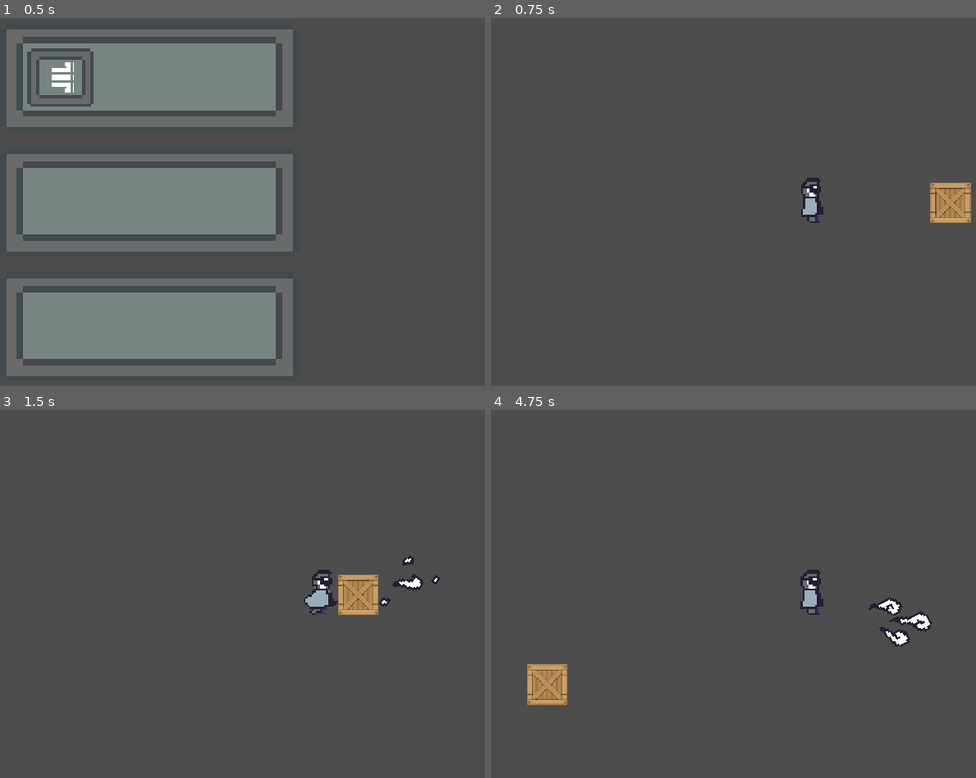
Above: before the commit, frames 1-4 (two rows, left to right).
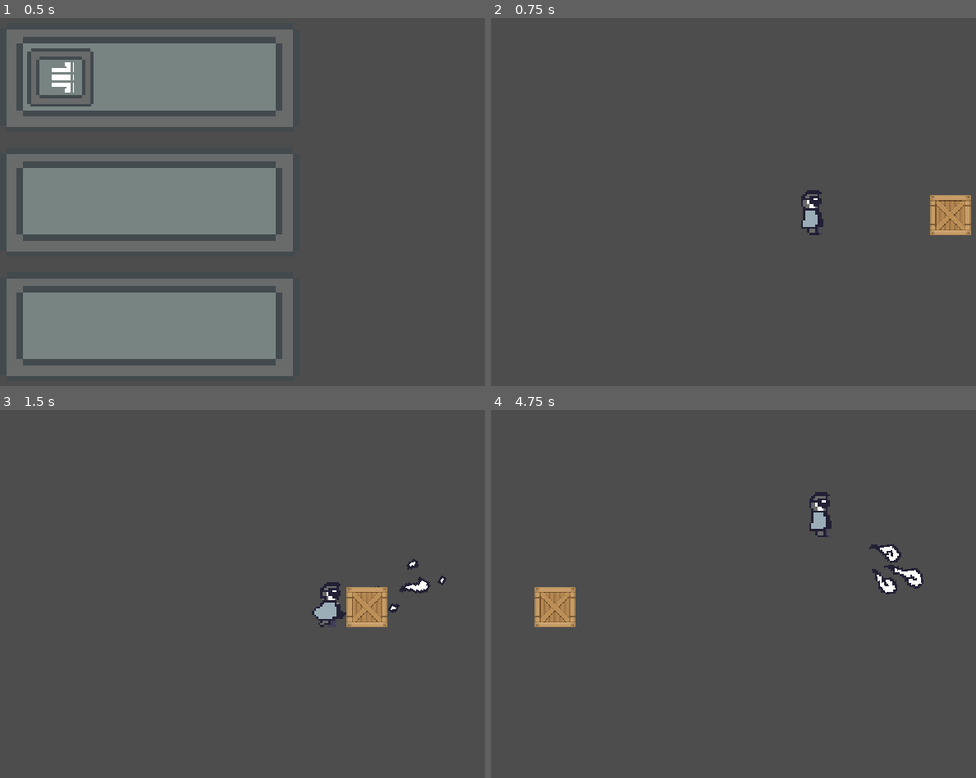
Above: after the commit, the same moments.

Repository: RobChiocchio/godot-wild-jam-58
Game: Godot game, scene res://scenes/main.tscn
Two runs of this game, one before a commit and one after it. Both use one fixed random seed, a clock stepped at 60 frames per second and the inputs below.
Inputs (mouse positions are in pixels of both pictures, inside the frame that each line leads up to):
- Up to frame 1 (0.5 s): no input
- Up to frame 2 (0.75 s): click (641, 76) at 0.5 s
- Up to frame 3 (1.5 s): tap Enter at 1.25 s; move the mouse to (470, 575) at 1.27 s; press the mouse at (470, 575) at 1.28 s; hold D (move_right) from 1.28 s (still down)
- Up to frame 4 (4.75 s): tap W (jump) at 1.52, 4.52 s; release D (move_right) at 2 s; release the mouse at (961, 575) at 2 s; drag from (689, 616) to (820, 594) at 2.02 s; move the mouse to (883, 505) at 2.77 s; press the mouse at (883, 505) at 2.78 s; hold A (move_left) 2.78-3.5 s; release the mouse at (883, 505) at 3.5 s; drag from (786, 674) to (621, 531) at 3.52 s; move the mouse to (outside the picture) at 4.27 s; press the mouse at (outside the picture) at 4.28 s; hold D (move_right) from 4.28 s (still down)

Frame 1 is identical in both runs. In frame 2, 1.3% of the frame differs, in the area x 63-99%, y 43-60%; in frame 3, 2.1%; in frame 4, 4.0%, in the area x 7-92%, y 22-81%.

Commit message:
Copy for Rob
For him to cheat off me :)

Diff:
--- /dev/null
+++ b/dust_cloud.gd
@@ -0,0 +1,15 @@
+extends RigidBody2D
+
+var was_airborn = true
+
+# Called when the node enters the scene tree for the first time.
+func _ready():
+	pass # Replace with function body.
+
+
+# Called every frame. 'delta' is the elapsed time since the previous frame.
+func _physics_process(delta):
+	if is_on_floor() and was_airborn == true:
+
+	else:
+		was_airborn = true
--- a/project.godot
+++ b/project.godot
@@ -27,6 +27,10 @@
 window/stretch/mode="canvas_items"
 window/stretch/aspect="expand"
 window/vsync/vsync_mode=2
+
+[editor_plugins]
+
+enabled=PackedStringArray()
 
 [input]
 
--- a/scenes/background.tscn
+++ b/scenes/background.tscn
@@ -36,7 +36,7 @@
 }],
 "loop": true,
 "name": &"default",
-"speed": 5.0
+"speed": 10.0
 }]
 
 [node name="Background" type="ParallaxBackground"]
@@ -56,7 +56,8 @@
 
 [node name="AnimatedSprite2D" type="AnimatedSprite2D" parent="Rain"]
 sprite_frames = SubResource("SpriteFrames_gsbio")
-frame_progress = 0.375614
+autoplay = "default"
+frame_progress = 0.898069
 speed_scale = 2.0
 
 [node name="Ground" type="ParallaxLayer" parent="."]
--- a/scenes/levels/level_1.tscn
+++ b/scenes/levels/level_1.tscn
@@ -1,5 +1,6 @@
-[gd_scene load_steps=6 format=3 uid="uid://7f2csa8mkldc"]
+[gd_scene load_steps=7 format=3 uid="uid://7f2csa8mkldc"]
 
+[ext_resource type="Script" path="res://scripts/camera.gd" id="1_pqg03"]
 [ext_resource type="PackedScene" uid="uid://xcfais7p0tc6" path="res://scenes/player.tscn" id="1_vsfvg"]
 [ext_resource type="Script" path="res://scripts/blowable.gd" id="2_rl6e1"]
 [ext_resource type="Texture2D" uid="uid://bnyyo6kj6ftfw" path="res://assets/objects/placeholder_crate.png" id="3_rgabl"]
@@ -10,11 +11,14 @@
 
 [node name="level" type="Node2D"]
 
+[node name="Camera2D" type="Camera2D" parent="."]
+position = Vector2(0, -16)
+zoom = Vector2(4, 4)
+position_smoothing_speed = 16.0
+script = ExtResource("1_pqg03")
+
 [node name="Player" parent="." instance=ExtResource("1_vsfvg")]
 position = Vector2(0, -16)
-
-[node name="Camera2D" type="Camera2D" parent="Player"]
-zoom = Vector2(4, 4)
 
 [node name="TileMap" type="TileMap" parent="."]
 format = 2
--- a/scenes/levels/level_2.tscn
+++ b/scenes/levels/level_2.tscn
@@ -22,32 +22,39 @@
 [node name="rocks" type="Node" parent="."]
 
 [node name="left_rock" parent="rocks" instance=ExtResource("1_ejdjx")]
-position = Vector2(5, -99)
+position = Vector2(-64, -143)
 
 [node name="right_rock" parent="rocks" instance=ExtResource("1_ejdjx")]
-position = Vector2(168, -142)
+position = Vector2(184, -138)
 
 [node name="Node" type="Node" parent="."]
 
 [node name="medium_platform" parent="Node" instance=ExtResource("1_c2dgy")]
-position = Vector2(-93, -93)
+position = Vector2(-91, -87)
 
 [node name="platform" parent="Node" instance=ExtResource("2_8ts8j")]
 position = Vector2(-154, -47)
 
 [node name="small_platform" parent="Node" instance=ExtResource("3_kxri4")]
-position = Vector2(134, -91)
+position = Vector2(124, -142)
 
 [node name="platform2" parent="Node" instance=ExtResource("2_8ts8j")]
-position = Vector2(155, -136)
+position = Vector2(173, -131)
 
 [node name="platform3" parent="Node" instance=ExtResource("2_8ts8j")]
-position = Vector2(170, -48)
+position = Vector2(122, -94)
+
+[node name="small_platform2" parent="Node" instance=ExtResource("3_kxri4")]
+position = Vector2(174, -47)
+
+[node name="platform4" parent="Node" instance=ExtResource("2_8ts8j")]
+position = Vector2(-102, -136)
 
 [node name="Background" parent="." instance=ExtResource("4_ol6g0")]
-scale = Vector2(1, 1)
-transform = Transform2D(1, 0, 0, 1, 0, -28)
-scroll_ignore_camera_zoom = true
+offset = Vector2(640, 100)
+scale = Vector2(0.4, 0.4)
+transform = Transform2D(0.4, 0, 0, 0.4, 640, 100)
+follow_viewport_enabled = false
 
 [node name="Ground" type="StaticBody2D" parent="."]
 physics_material_override = SubResource("PhysicsMaterial_ynxur")
@@ -81,6 +88,5 @@
 [node name="Camera2D" type="Camera2D" parent="."]
 position = Vector2(0, -66)
 zoom = Vector2(4, 4)
-position_smoothing_enabled = true
 position_smoothing_speed = 20.0
 script = ExtResource("7_364t1")
--- a/scenes/levels/level_3.tscn
+++ b/scenes/levels/level_3.tscn
@@ -1,6 +1,7 @@
-[gd_scene load_steps=11 format=3 uid="uid://f78um2elq20g"]
+[gd_scene load_steps=12 format=3 uid="uid://f78um2elq20g"]
 
 [ext_resource type="PackedScene" uid="uid://3dhenop7fhd1" path="res://scenes/platforms/platform_medium.tscn" id="1_3cwky"]
+[ext_resource type="PackedScene" uid="uid://b3d70o2bi138d" path="res://scenes/background.tscn" id="1_fwook"]
 [ext_resource type="PackedScene" uid="uid://bh5ugrliwtmai" path="res://scenes/platforms/platform.tscn" id="2_p2slm"]
 [ext_resource type="PackedScene" uid="uid://rinhfn2fhyk4" path="res://scenes/platforms/platform_small.tscn" id="3_y24xq"]
 [ext_resource type="Texture2D" uid="uid://wet3huxrbycm" path="res://assets/ground/dragonground.png" id="4_l4oue"]
@@ -17,16 +18,20 @@
 
 [node name="level_3" type="Node2D"]
 
+[node name="Background" parent="." instance=ExtResource("1_fwook")]
+offset = Vector2(0, 0)
+transform = Transform2D(0.25, 0, 0, 0.25, 0, 0)
+
 [node name="Node" type="Node" parent="."]
 
 [node name="medium_platform" parent="Node" instance=ExtResource("1_3cwky")]
-position = Vector2(-93, -93)
+position = Vector2(-132, -131)
 
 [node name="platform" parent="Node" instance=ExtResource("2_p2slm")]
-position = Vector2(-154, -47)
+position = Vector2(-40, -98)
 
 [node name="small_platform" parent="Node" instance=ExtResource("3_y24xq")]
-position = Vector2(134, -91)
+position = Vector2(76, -128)
 
 [node name="platform2" parent="Node" instance=ExtResource("2_p2slm")]
 position = Vector2(155, -136)
@@ -42,6 +47,7 @@
 shape = SubResource("WorldBoundaryShape2D_plqi7")
 
 [node name="TextureRect" type="TextureRect" parent="Ground"]
+visible = false
 texture_repeat = 2
 anchors_preset = 15
 anchor_right = 1.0
@@ -62,7 +68,6 @@
 [node name="Camera2D" type="Camera2D" parent="."]
 position = Vector2(0, -66)
 zoom = Vector2(4, 4)
-position_smoothing_enabled = true
 position_smoothing_speed = 20.0
 script = ExtResource("6_pkb0a")
 
--- /dev/null
+++ b/scenes/lightning.tscn
@@ -0,0 +1,89 @@
+[gd_scene load_steps=13 format=3 uid="uid://4bx68t6ch5ip"]
+
+[ext_resource type="Texture2D" uid="uid://be5uqk35p8jrw" path="res://assets/sprites/lightning.png" id="1_7xy3i"]
+
+[sub_resource type="AtlasTexture" id="AtlasTexture_yk2fj"]
+atlas = ExtResource("1_7xy3i")
+region = Rect2(200, 0, 780, 500)
+
+[sub_resource type="AtlasTexture" id="AtlasTexture_a6cig"]
+atlas = ExtResource("1_7xy3i")
+region = Rect2(980, 0, 780, 500)
+
+[sub_resource type="AtlasTexture" id="AtlasTexture_n5mko"]
+atlas = ExtResource("1_7xy3i")
+region = Rect2(1760, 0, 780, 500)
+
+[sub_resource type="AtlasTexture" id="AtlasTexture_5gupd"]
+atlas = ExtResource("1_7xy3i")
+region = Rect2(2540, 0, 780, 500)
+
+[sub_resource type="AtlasTexture" id="AtlasTexture_dvphu"]
+atlas = ExtResource("1_7xy3i")
+region = Rect2(3320, 0, 780, 500)
+
+[sub_resource type="AtlasTexture" id="AtlasTexture_2c28o"]
+atlas = ExtResource("1_7xy3i")
+region = Rect2(4100, 0, 780, 500)
+
+[sub_resource type="AtlasTexture" id="AtlasTexture_uhyrt"]
+atlas = ExtResource("1_7xy3i")
+region = Rect2(4880, 0, 780, 500)
+
+[sub_resource type="AtlasTexture" id="AtlasTexture_onpi6"]
+atlas = ExtResource("1_7xy3i")
+region = Rect2(5660, 0, 780, 500)
+
+[sub_resource type="AtlasTexture" id="AtlasTexture_hfcvu"]
+atlas = ExtResource("1_7xy3i")
+region = Rect2(6440, 0, 780, 500)
+
+[sub_resource type="AtlasTexture" id="AtlasTexture_lfehj"]
+atlas = ExtResource("1_7xy3i")
+region = Rect2(7220, 0, 780, 500)
+
+[sub_resource type="SpriteFrames" id="SpriteFrames_baj8a"]
+animations = [{
+"frames": [{
+"duration": 1.0,
+"texture": SubResource("AtlasTexture_yk2fj")
+}, {
+"duration": 1.0,
+"texture": SubResource("AtlasTexture_a6cig")
+}, {
+"duration": 1.0,
+"texture": SubResource("AtlasTexture_n5mko")
+}, {
+"duration": 1.0,
+"texture": SubResource("AtlasTexture_5gupd")
+}, {
+"duration": 1.0,
+"texture": SubResource("AtlasTexture_dvphu")
+}, {
+"duration": 1.0,
+"texture": SubResource("AtlasTexture_2c28o")
+}, {
+"duration": 1.0,
+"texture": SubResource("AtlasTexture_uhyrt")
+}, {
+"duration": 1.0,
+"texture": SubResource("AtlasTexture_onpi6")
+}, {
+"duration": 1.0,
+"texture": SubResource("AtlasTexture_hfcvu")
+}, {
+"duration": 1.0,
+"texture": SubResource("AtlasTexture_lfehj")
+}],
+"loop": true,
+"name": &"strike",
+"speed": 10.0
+}]
+
+[node name="lightning" type="Node2D"]
+
+[node name="AnimatedSprite2D" type="AnimatedSprite2D" parent="."]
+sprite_frames = SubResource("SpriteFrames_baj8a")
+animation = &"strike"
+frame_progress = 0.101256
+offset = Vector2(0, -175)
--- a/scenes/player.tscn
+++ b/scenes/player.tscn
@@ -152,7 +152,8 @@
 position = Vector2(-2, 0)
 sprite_frames = SubResource("SpriteFrames_jtop4")
 animation = &"walk"
-frame_progress = 0.187519
+frame = 6
+frame_progress = 0.389013
 
 [node name="CollisionShape2D" type="CollisionPolygon2D" parent="."]
 position = Vector2(-1, 0)
--- a/scenes/shrines/dragon_god.tscn
+++ b/scenes/shrines/dragon_god.tscn
@@ -93,6 +93,7 @@
 position = Vector2(0, -108)
 sprite_frames = SubResource("SpriteFrames_fw7lb")
 animation = &"dragon_god"
+autoplay = "dragon_god"
 frame = 5
 frame_progress = 0.727756
 
--- a/scenes/shrines/tefnut_shrine.tscn
+++ b/scenes/shrines/tefnut_shrine.tscn
@@ -100,6 +100,7 @@
 position = Vector2(5, -136)
 sprite_frames = SubResource("SpriteFrames_7mnxu")
 animation = &"tefnut_full"
+autoplay = "tefnut_full"
 
 [node name="StaticBody2D" type="StaticBody2D" parent="."]
 
--- a/scripts/camera.gd
+++ b/scripts/camera.gd
@@ -1,6 +1,7 @@
 extends Camera2D
 
 @onready var _player = get_node("../Player")
+
 var target = self.position
 var bound_offset = 80
 
@@ -9,17 +10,19 @@
 
 # Called when the node enters the scene tree for the first time.
 func _ready():
-	pass # Replace with function body.
+	pass
+	# Replace with function body.
 
 
 # Called every frame. 'delta' is the elapsed time since the previous frame.
-func _physics_process(_delta):
+func _physics_process(delta):
 	#if _player.position.x > pos_bound or _player.position.x < neg_bound:
-	#	pos_bound = lerp(pos_bound, _player.position.x + bound_offset, 0.1)
-	#	neg_bound = lerp(neg_bound, _player.position.x - bound_offset, 0.1)
+	#	pos_bound = lerp(pos_bound, _player.position.x + bound_offset, 0.04)
+	#	neg_bound = lerp(neg_bound, _player.position.x - bound_offset, 0.04)
 
 	#	target.x = lerp(target.x, _player.position.x, 0.20)
 	#else:
+
 	target.x = _player.position.x
 
 	self.position.x = target.x
--- /dev/null
+++ b/scripts/lightning_strike.gd
@@ -0,0 +1,11 @@
+extends Node
+
+
+# Called when the node enters the scene tree for the first time.
+func _ready():
+	pass # Replace with function body.
+
+
+# Called every frame. 'delta' is the elapsed time since the previous frame.
+func _process(delta):
+	pass
--- a/scripts/player.gd
+++ b/scripts/player.gd
@@ -11,7 +11,7 @@
 @onready var _sprite = $AnimatedSprite2D
 
 func _process(delta):
-	move_and_slide()
+	pass
 
 func _physics_process(delta):
 
@@ -64,3 +64,5 @@
 		if Input.is_action_just_pressed("jump") and is_on_floor():
 			velocity.y = JUMP_VELOCITY
 			_sprite.stop()
+
+	move_and_slide()
Binary file added: assets/sprites/fall.png
Not shown, added: assets/sprites/fall.png.import
Binary file added: assets/sprites/lightning.png
Not shown, added: assets/sprites/lightning.png.import
Not shown: 1 places in scenes/background.tscn that only renumber resources
Not shown: 1 places in scenes/levels/level.tscn that only renumber resources
Not shown: 1 places in scenes/levels/level_2.tscn that only renumber resources
